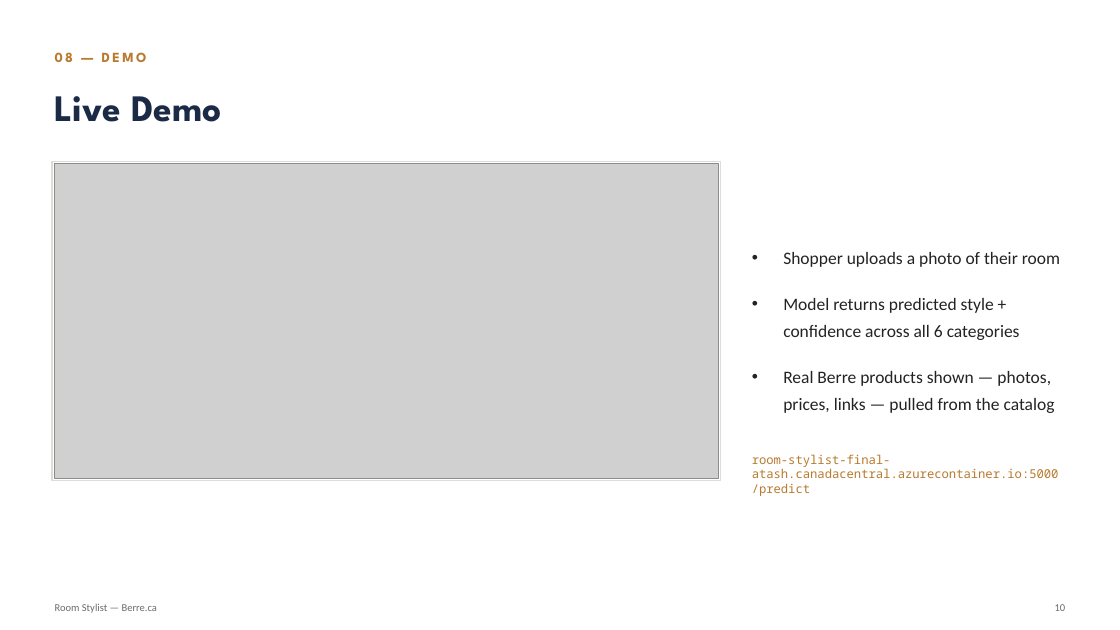
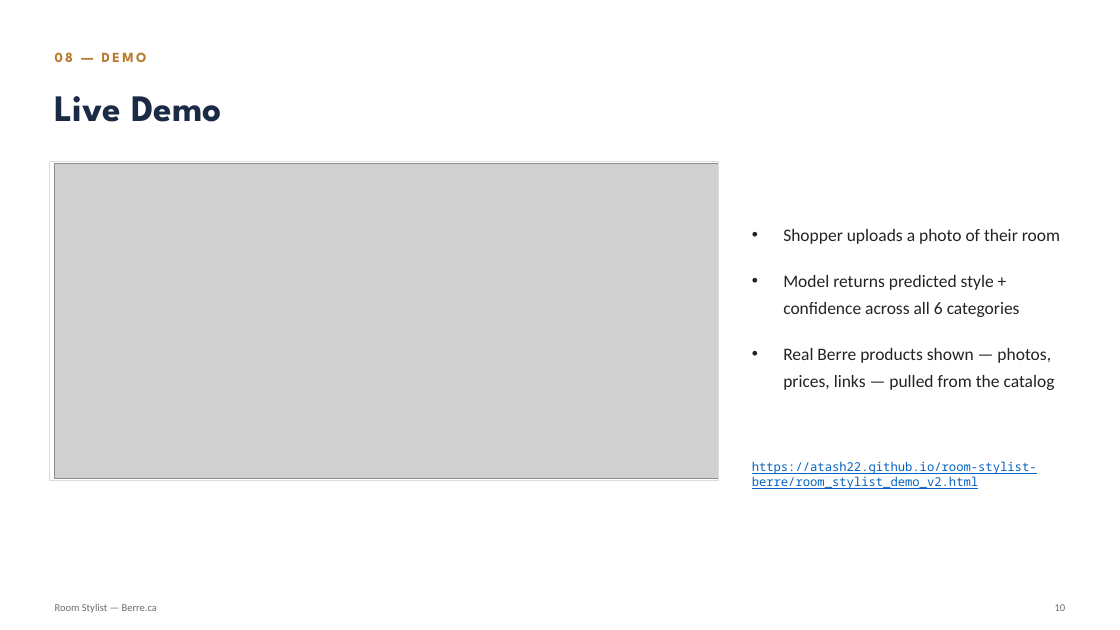
Before and after one commit to Atash22/room-stylist-berre, a slide deck: slide 10 of docs/Room_Stylist_Presentation.pptx. Drawn at 1120x630 pixels with LibreOffice and Linux fonts; fonts in the diff are those of the drawing; grey boxes stand for pictures. Boxes give left, top, right and bottom in pixels: in the first picture for what was removed or moved away, otherwise in the second. Text is boxed around its words. In the diff, an @@ line names an element or a change of style, - is before the commit and + after.

```diff
--- a/docs/Room_Stylist_Presentation.pptx
+++ b/docs/Room_Stylist_Presentation.pptx
@@ text "Shopper uploads a photo of ...": place and size @@
-text "Shopper uploads a photo of ..." at (783, 252, 1060, 413)
+text "Shopper uploads a photo of ..." at (783, 229, 1060, 390)
@@ text at (752, 461, 1037, 489): text changed; text colour #B87A2E to #0563C1 @@
-room-stylist-final-atash.canadacentral.azurecontainer.io:5000/predict
+https://atash22.github.io/room-stylist-berre/room_stylist_demo_v2.html
```
Also in this commit, not shown: 5 other slides changed, 1 slide removed.
